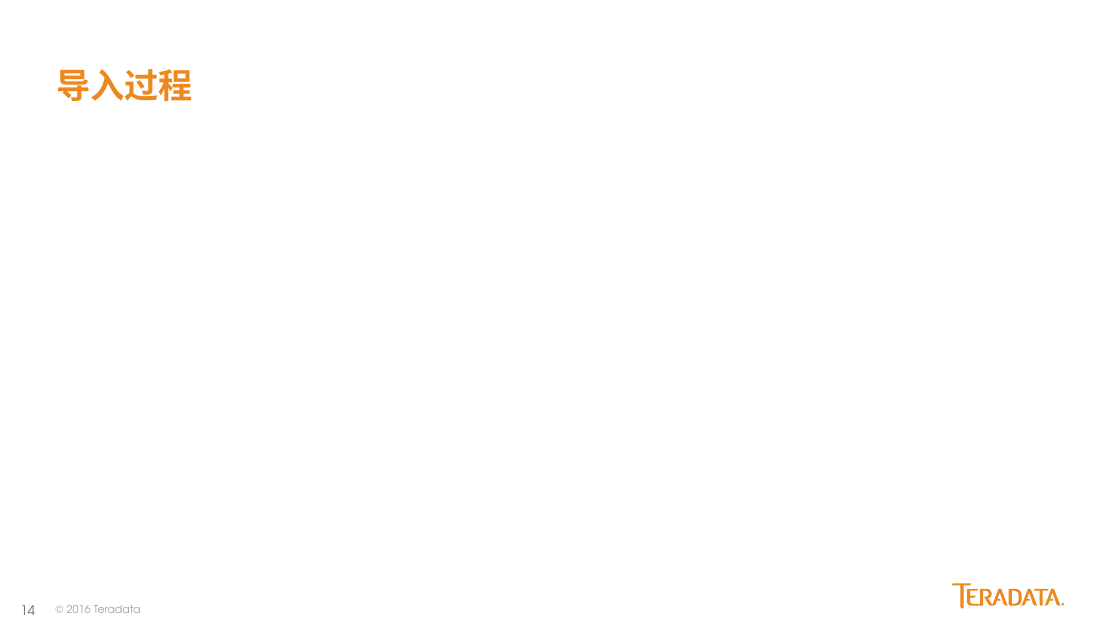
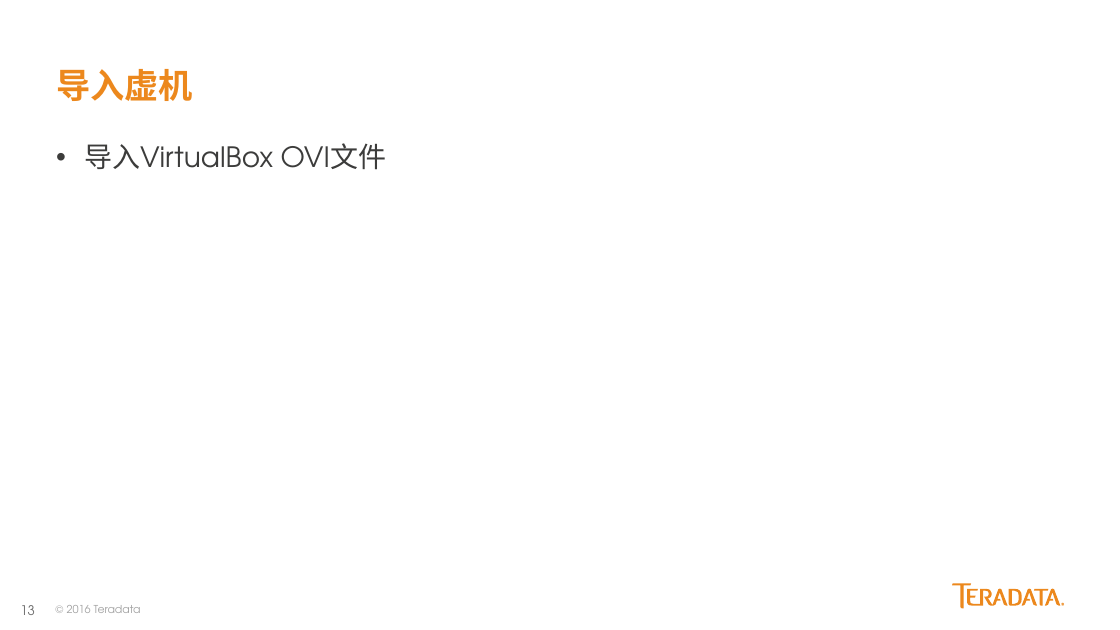
Before and after one commit to yaoran2000/MyTeradata, a slide deck: slide 13 of slides/Kylo配置与使用.pptx (slide 14 before the commit). Drawn at 1120x630 pixels with LibreOffice and Linux fonts; fonts in the diff are those of the drawing. Boxes give left, top, right and bottom in pixels: in the first picture for what was removed or moved away, otherwise in the second. Text is boxed around its words. In the diff, an @@ line names an element or a change of style, - is before the commit and + after.

```diff
--- a/slides/Kylo配置与使用.pptx
+++ b/slides/Kylo配置与使用.pptx
@@ title at box(56, 69, 193, 101): text changed @@
-导入过程
+导入虚机
@@ text added at box(84, 143, 386, 170), 18 pt, text #3C3C3B @@
+• 导入VirtualBox OVI文件
@@ page number at box(20, 605, 35, 615): text changed @@
-14
+13
```
Also in this commit, not shown: 6 other slides changed, 1 slide added, 2 slides removed.
